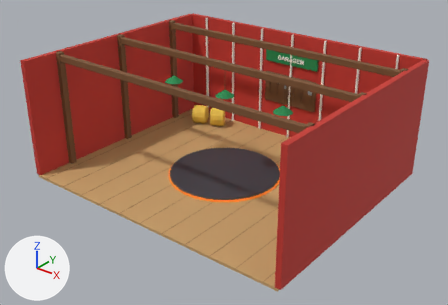
The Blender file blender/models/garage.blend: old version first, new version second.
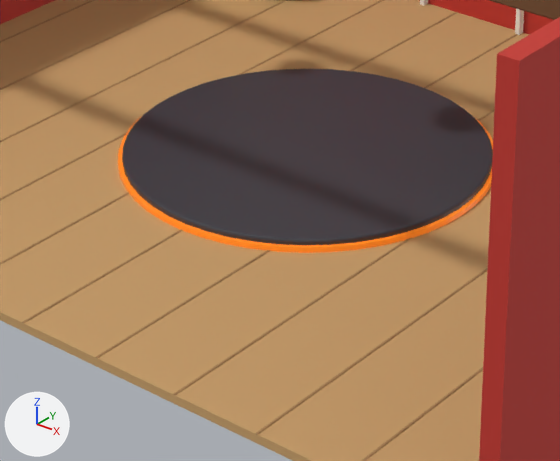
Each version is shown whole from a camera (50 mm lens) standing at (26.3, -33.0, 22.2) and looking at (0.5, -0.8, 2.3), then close up on the part from 30% to 67% of the width and 42% to 87% of the height. Lighting does not change. The marker at lower left points along +X, +Y and +Z. The first two pictures are the older version.

Names of what the first close-up shows: 'Garage'.
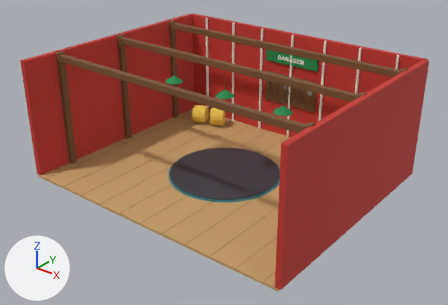
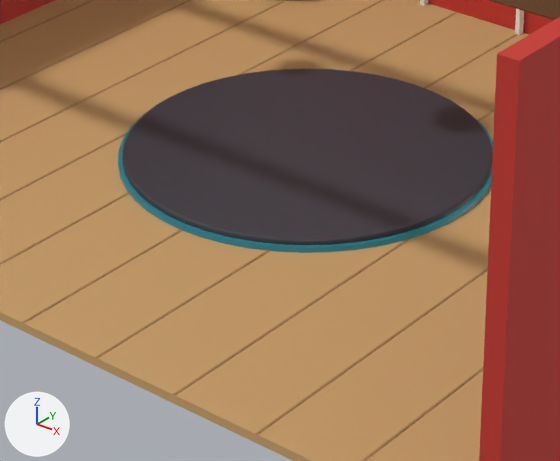
Changed parts and their boxes (x1, y1, x2, y2) in the close-ups (560 x 461 px):
'Garage', recoloured
    both: (112, 113, 497, 258)

The edits, one by one:
Material 'TurnRing' (mat_turnring) changes colour from orange #f5821f to dark cyan #216c79; in linear values from (0.913, 0.223, 0.0137) to (0.0152, 0.15, 0.191).
In material 'TurnRing' (mat_turnring), emission_color goes from (0.913, 0.223, 0.0137) (orange #f5821f) to (0.0152, 0.15, 0.191) (dark cyan #216c79).
